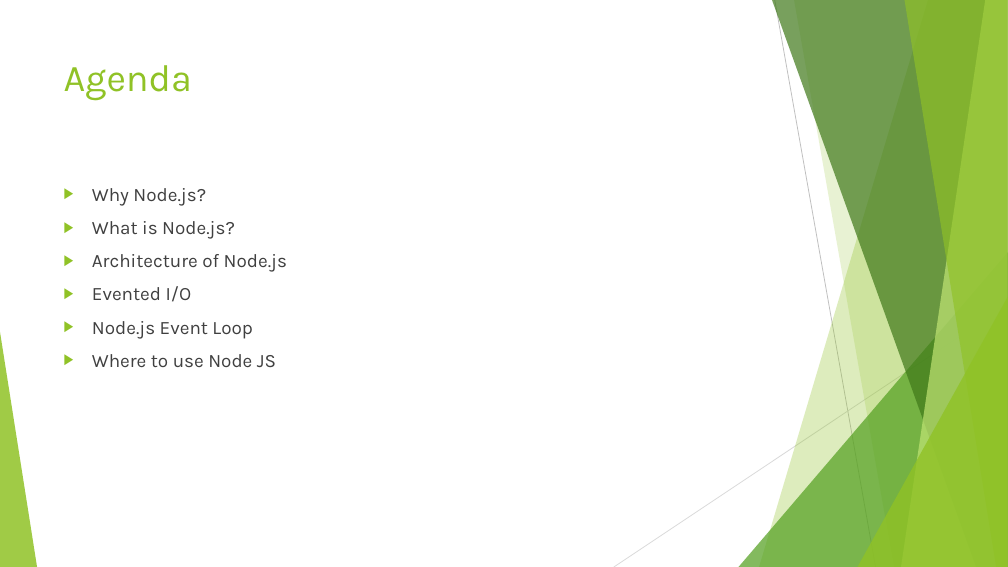
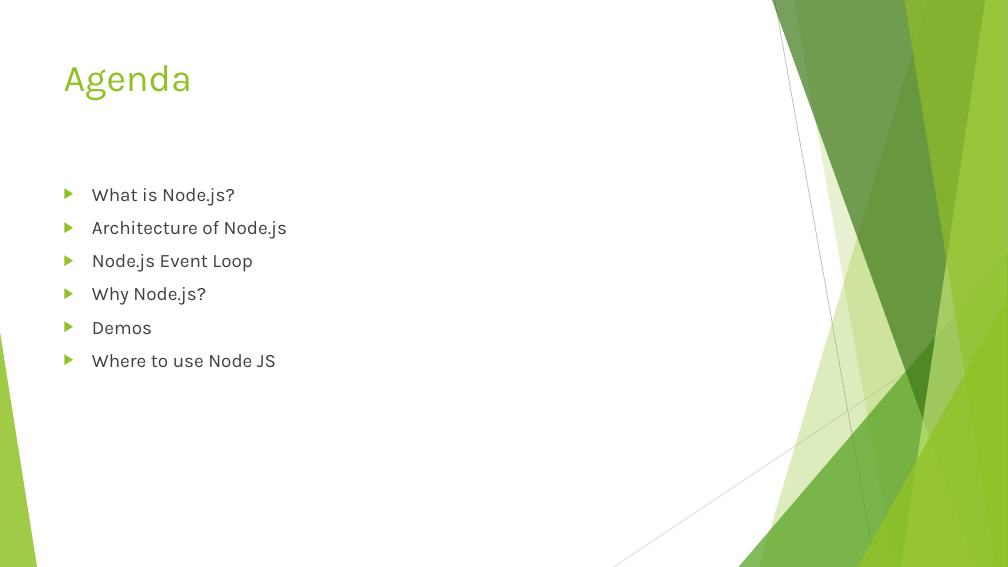
Before and after one commit to ronikar/Course-Materials, a slide deck: slide 2 of presentations/Node.js.pptx. Drawn at 1008x567 pixels with LibreOffice and Linux fonts; fonts in the diff are those of the drawing. Boxes give left, top, right and bottom in pixels: in the first picture for what was removed or moved away, otherwise in the second. Text is boxed around its words. In the diff, an @@ line names an element or a change of style, - is before the commit and + after.

```diff
--- a/presentations/Node.js.pptx
+++ b/presentations/Node.js.pptx
@@ text at [92, 188, 206, 206]: paragraph removed @@
-▶ Why Node.js?
@@ text at [92, 286, 192, 302]: paragraph removed @@
-▶ Evented I/O
@@ text at [92, 287, 206, 334]: paragraphs added @@
+▶ Why Node.js?
+▶ Demos
```
Also in this commit, not shown: 1 other slide changed, 3 slides added, 19 other files.
